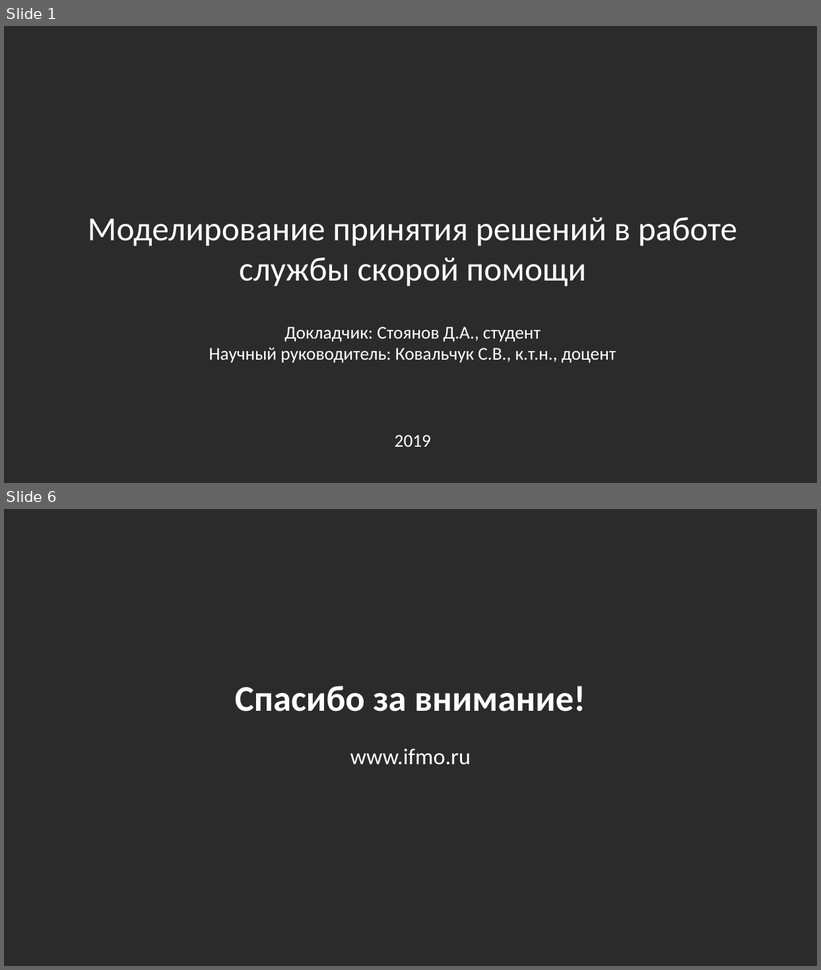
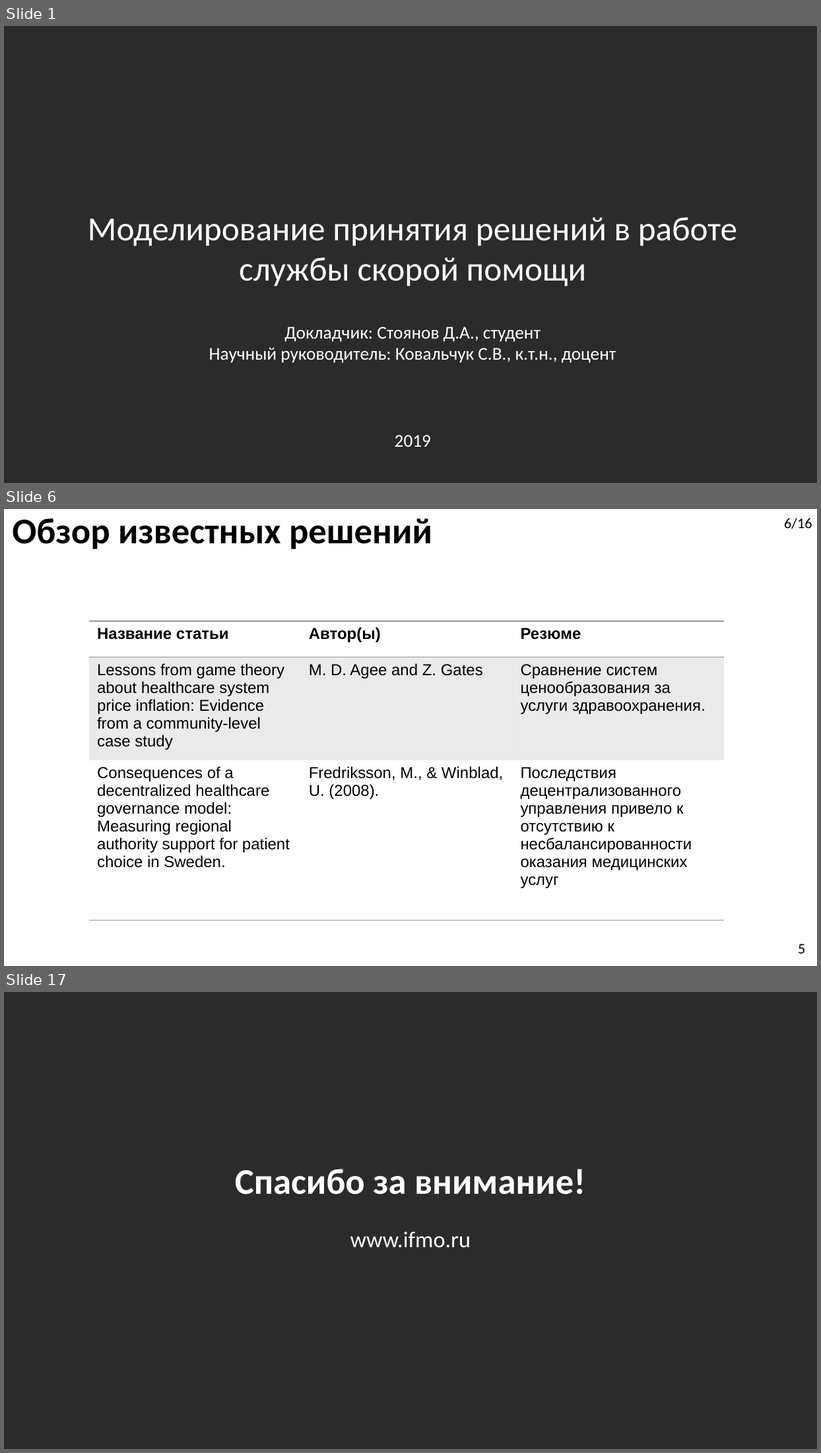
Before and after one commit to DimaStoyanov/Ambulance-Dispatching, a slide deck: Diplom_Presentation.pptx. Shown one above the other, each under a label of ours: slides 1 and 6 before the commit, slides 1, 6 and 17 after it; the slides between them are not shown. The pictures are 821x970 and 821x1453 pixels, drawn with LibreOffice and Linux fonts; fonts in the diff are those of the drawing; background and template pictures are left out; a plain dark background stands for a picture behind light text. Boxes give left, top, right and bottom in pixels: in the first picture for what was removed or moved away, otherwise in the second. Text is boxed around its words. In the diff, an @@ line names an element or a change of style, - is before the commit and + after.

```diff
--- a/Diplom_Presentation.pptx
+++ b/Diplom_Presentation.pptx
@@ slide 6 added at box(4, 509, 817, 966), background picture (left out) @@
@@ title added at box(12, 518, 432, 549), 32 pt, text #000000, bold @@
+Обзор известных решений
@@ text added at box(784, 518, 812, 529), 13 pt, text #000000 @@
+6/16
@@ table added at box(89, 621, 723, 920), 3 rows, 3 columns @@
+Название статьи | Автор(ы) | Резюме
+Lessons from game theory about healthcare system price inflation: Evidence from a community-level case study | M. D. Agee and Z. Gates | Сравнение систем ценообразования за услуги здравоохранения.
+Consequences of a decentralized healthcare governance model: Measuring regional authority support for patient choice in Sweden. | Fredriksson, M., & Winblad, U. (2008). | Последствия децентрализованного управления привело к отсутствию к несбалансированности оказания медицинских услуг
@@ page number added at box(798, 944, 805, 954), 13 pt, text #000000 @@
+5
@@ what was slide 6 is now slide 17 @@
```
Also in this commit, not shown: 3 slides changed, 11 other slides added, 1 slide removed, 1 other file.
